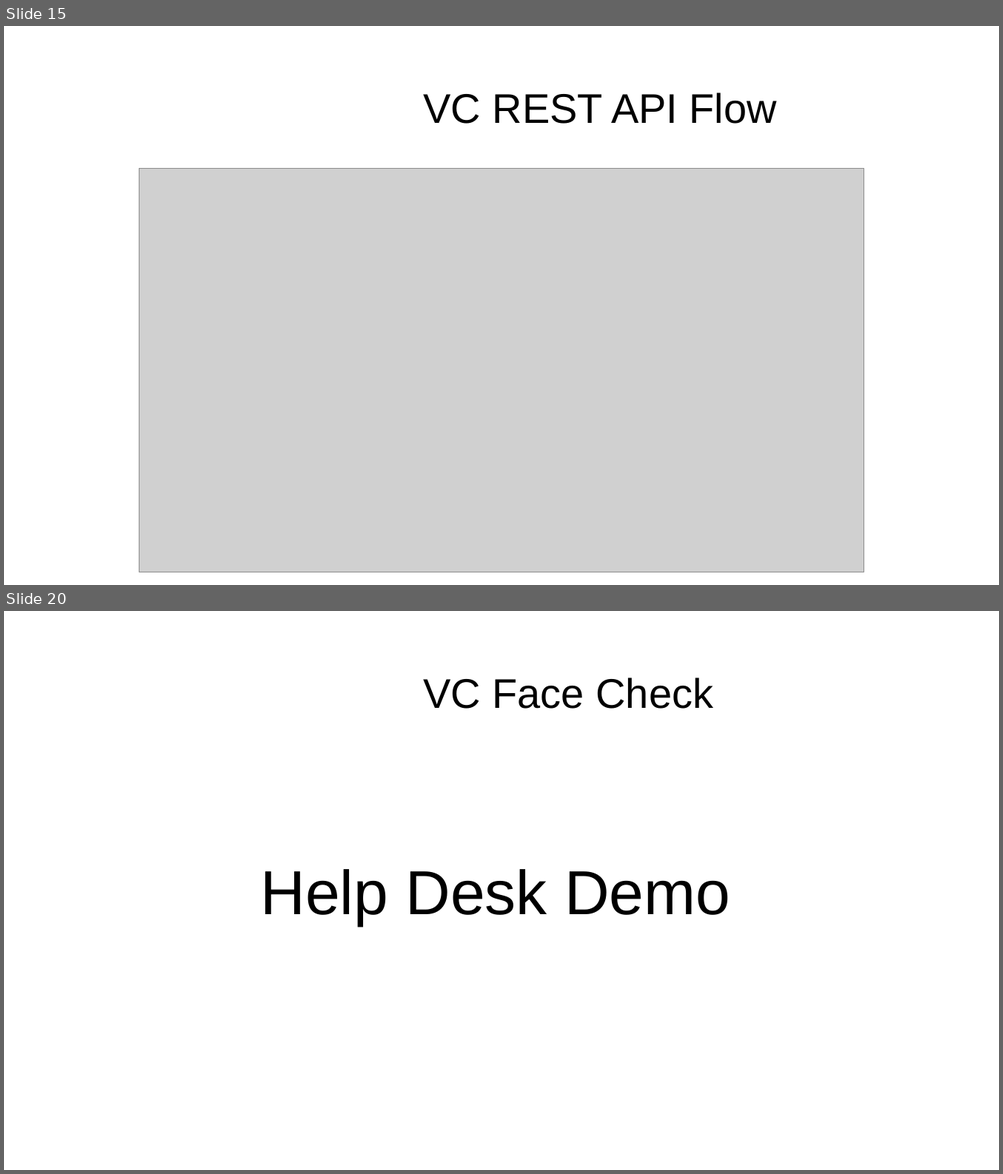
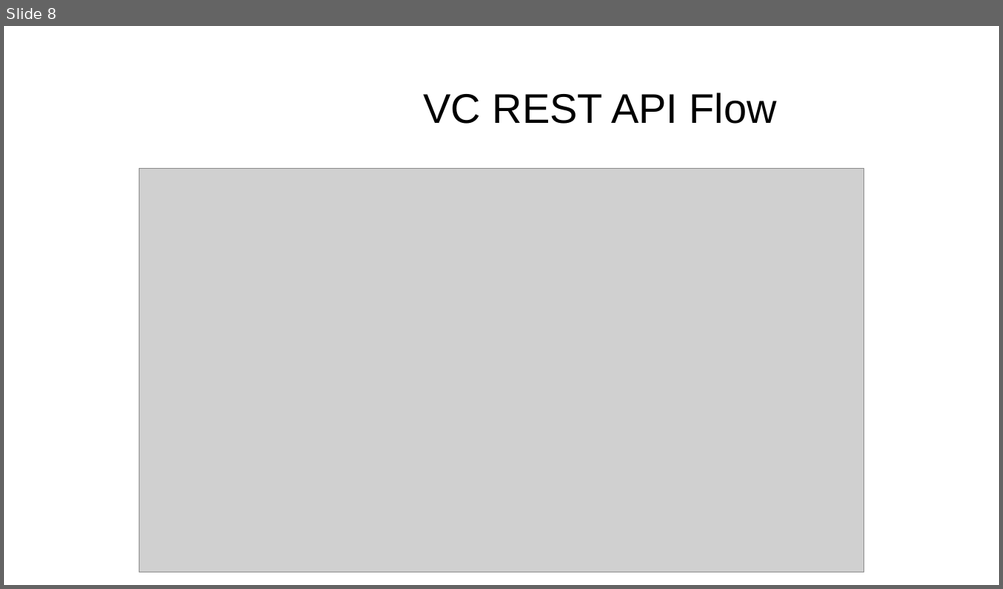
Before and after one commit to rbrayb/Presentations, a slide deck: Entra-CIAM-and-VC/Entra-CIAM-and-VC.pptx. Shown one above the other, each under a label of ours: slides 15 and 20 before the commit, slide 8 after it; the slides between them are not shown. The pictures are 1003x1174 and 1003x589 pixels, drawn with LibreOffice and Linux fonts; fonts in the diff are those of the drawing; grey boxes stand for pictures; background and template pictures are left out. Boxes give left, top, right and bottom in pixels: in the first picture for what was removed or moved away, otherwise in the second. Text is boxed around its words. In the diff, an @@ line names an element or a change of style, - is before the commit and + after.

```diff
--- a/Entra-CIAM-and-VC/Entra-CIAM-and-VC.pptx
+++ b/Entra-CIAM-and-VC/Entra-CIAM-and-VC.pptx
@@ slide 20 removed at [4, 611, 999, 1170], background #FFFFFF @@
@@ text removed at [423, 678, 714, 709] @@
-VC Face Check
@@ text removed at [260, 869, 730, 926] @@
-Help Desk Demo
@@ what was slide 15 is now slide 8 @@
```
Also in this commit, not shown: 3 slides changed, 3 slides added, 14 other slides removed, 1 other file.
